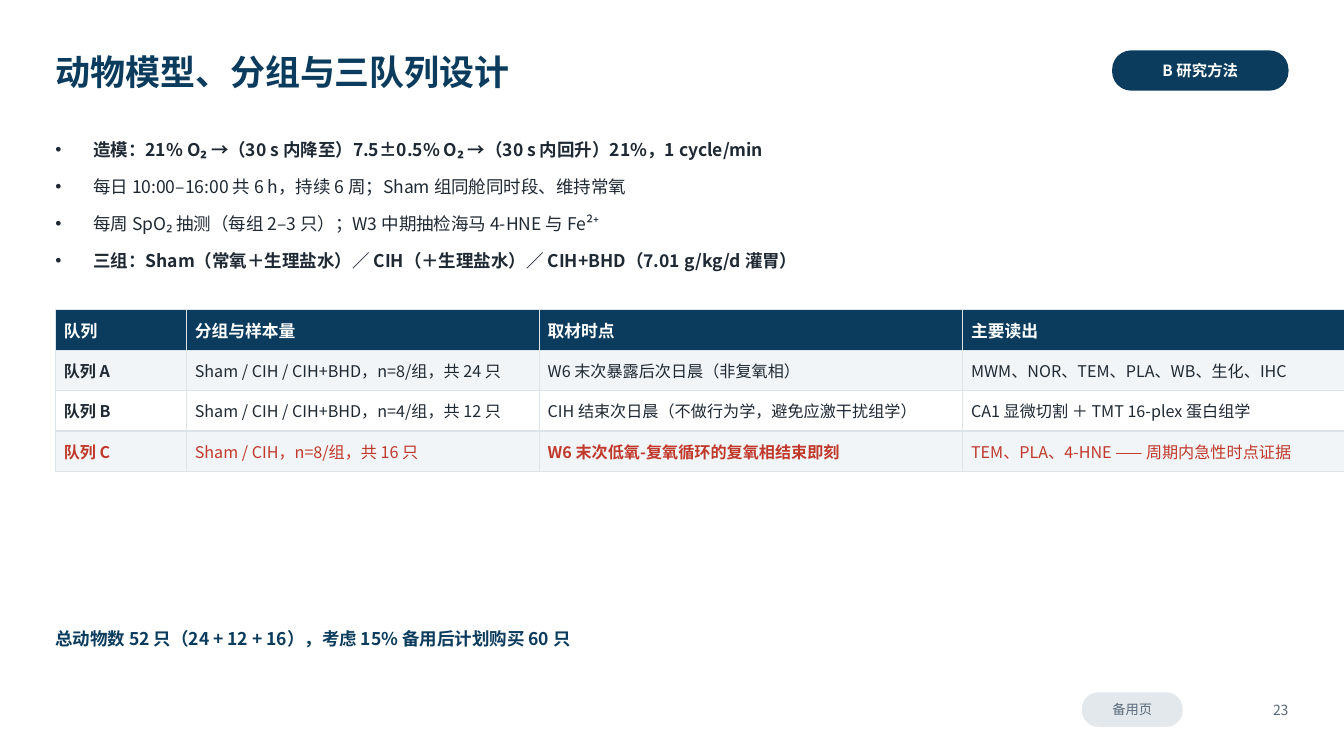
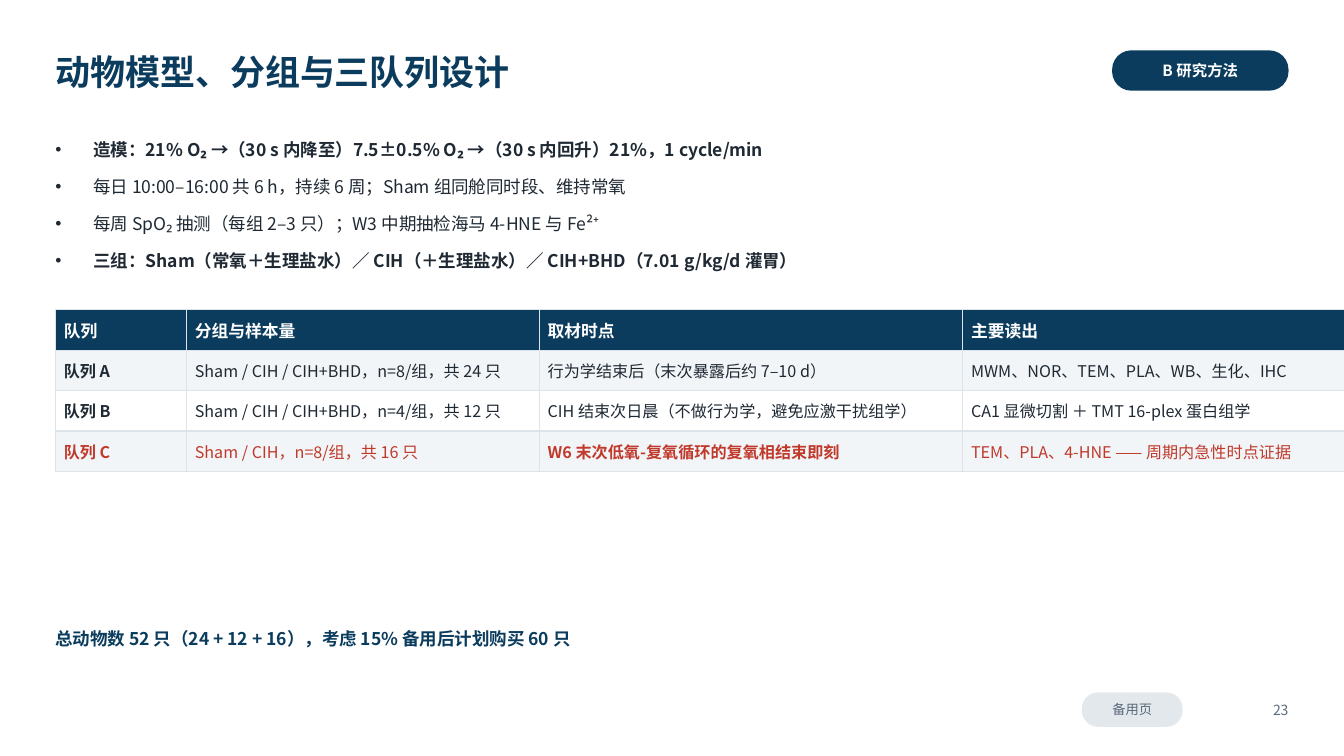
Before and after one commit to xoaiquynhanh17228kk-sketch/test, a slide deck: slide 23 of 开题报告_6分钟版.pptx. Drawn at 1344x756 pixels with LibreOffice and Linux fonts; fonts in the diff are those of the drawing. Boxes give left, top, right and bottom in pixels: in the first picture for what was removed or moved away, otherwise in the second. Text is boxed around its words. In the diff, an @@ line names an element or a change of style, - is before the commit and + after.

```diff
--- a/开题报告_6分钟版.pptx
+++ b/开题报告_6分钟版.pptx
@@ table at box(55, 310, 1344, 465) @@
-row 2, column 3: W6 末次暴露后次日晨（非复氧相）
+row 2, column 3: 行为学结束后（末次暴露后约 7–10 d）
```
Also in this commit, not shown: 5 other slides changed, 3 other files.
